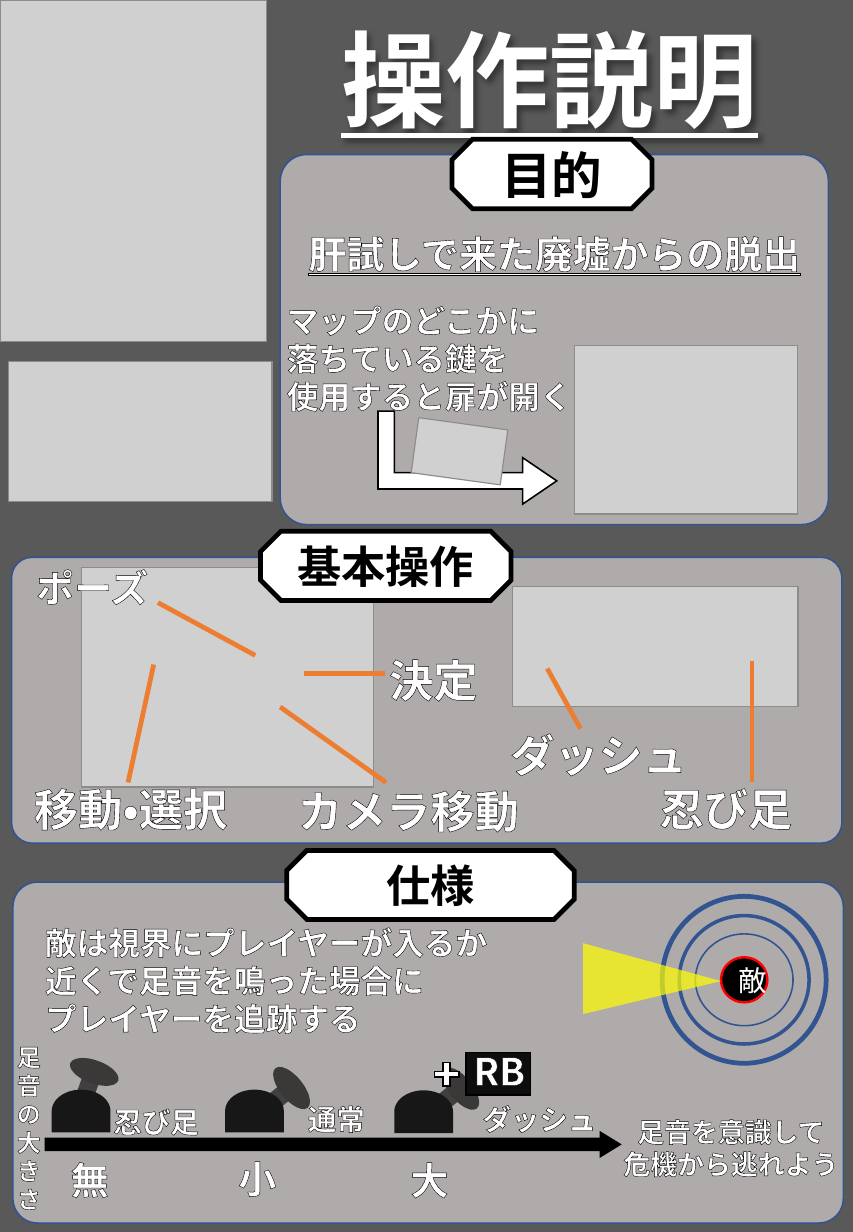
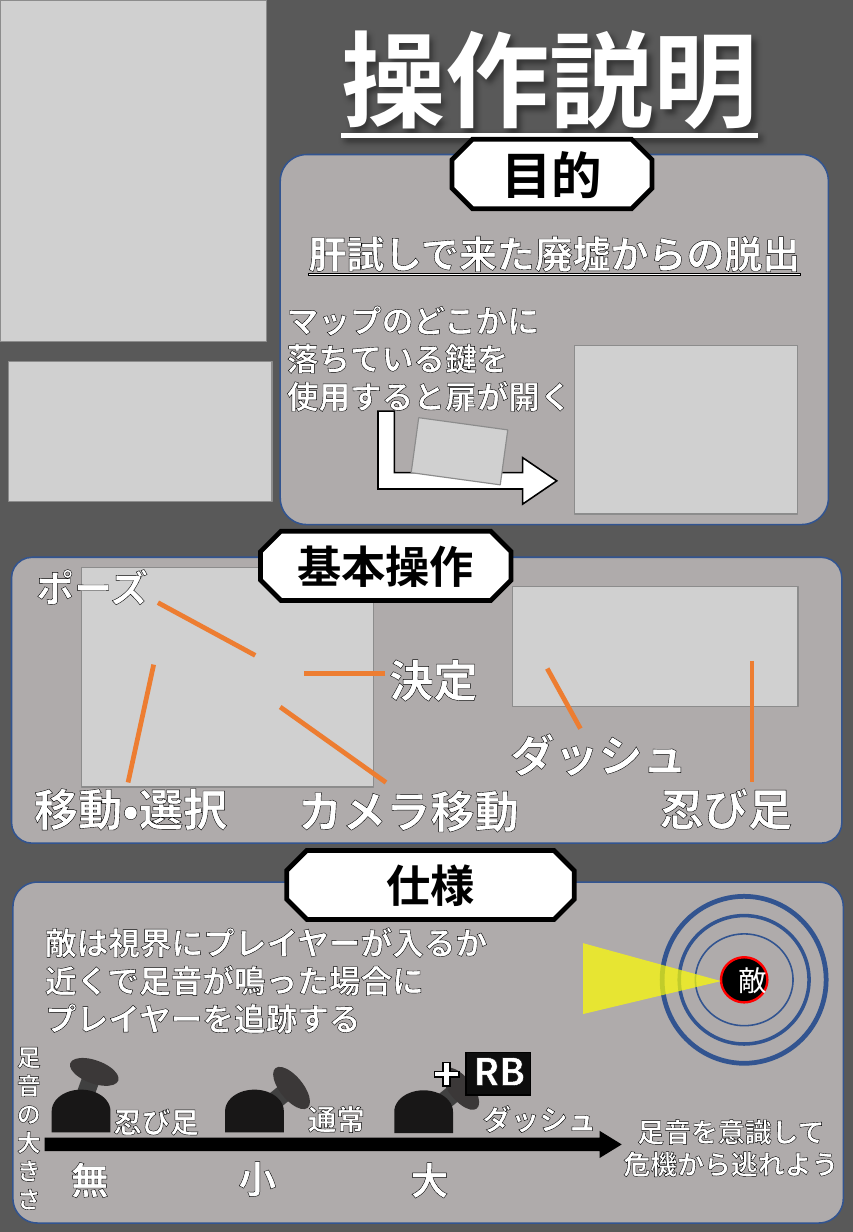
Before and after one commit to HorikawaShudai/Sh2ot_Toso, a slide deck: slide 1 of コントローラー説明書.pptx. Drawn at 853x1232 pixels with LibreOffice and Linux fonts; fonts in the diff are those of the drawing; grey boxes stand for pictures. Boxes give left, top, right and bottom in pixels: in the first picture for what was removed or moved away, otherwise in the second. Text is boxed around its words. In the diff, an @@ line names an element or a change of style, - is before the commit and + after.

```diff
--- a/コントローラー説明書.pptx
+++ b/コントローラー説明書.pptx
@@ text at box(45, 927, 487, 996): text changed @@
-敵は視界にプレイヤーが入るか近くで足音を鳴った場合に
+敵は視界にプレイヤーが入るか近くで足音が鳴った場合に
```
Also in this commit, not shown: 7 other files.
